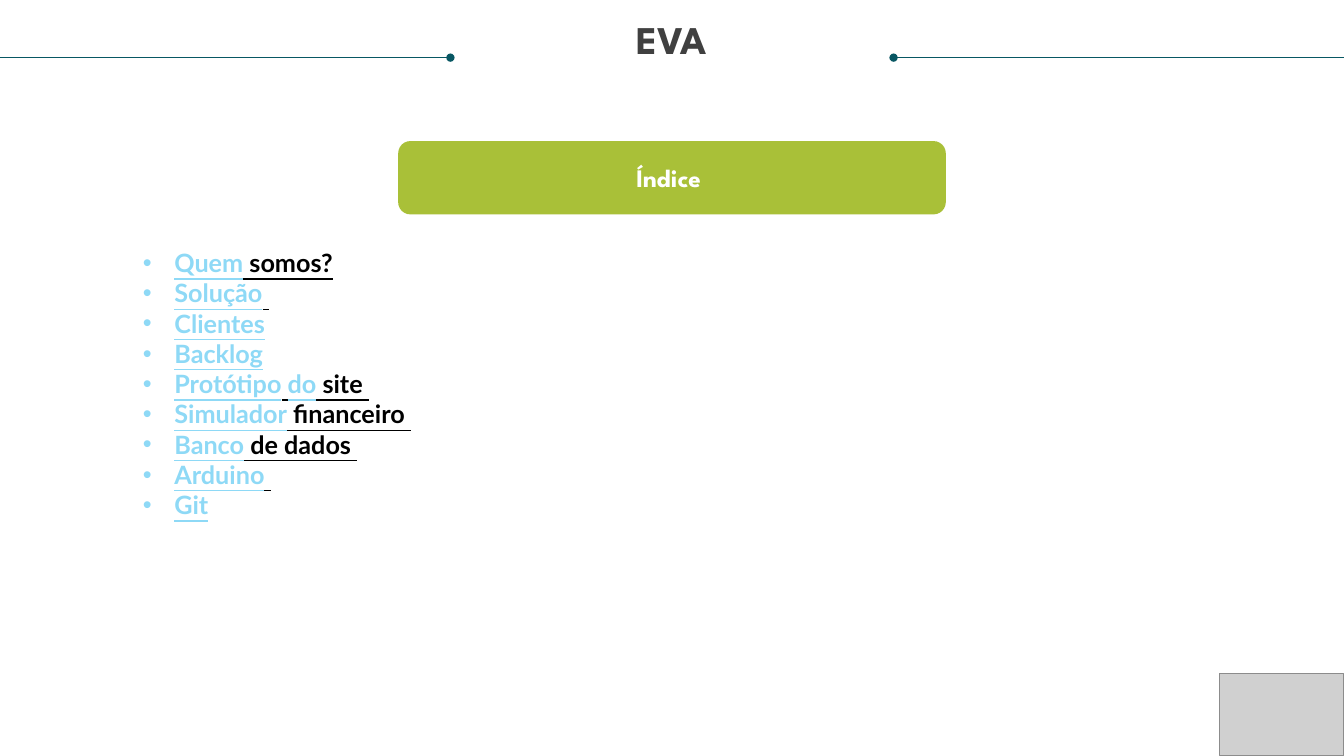
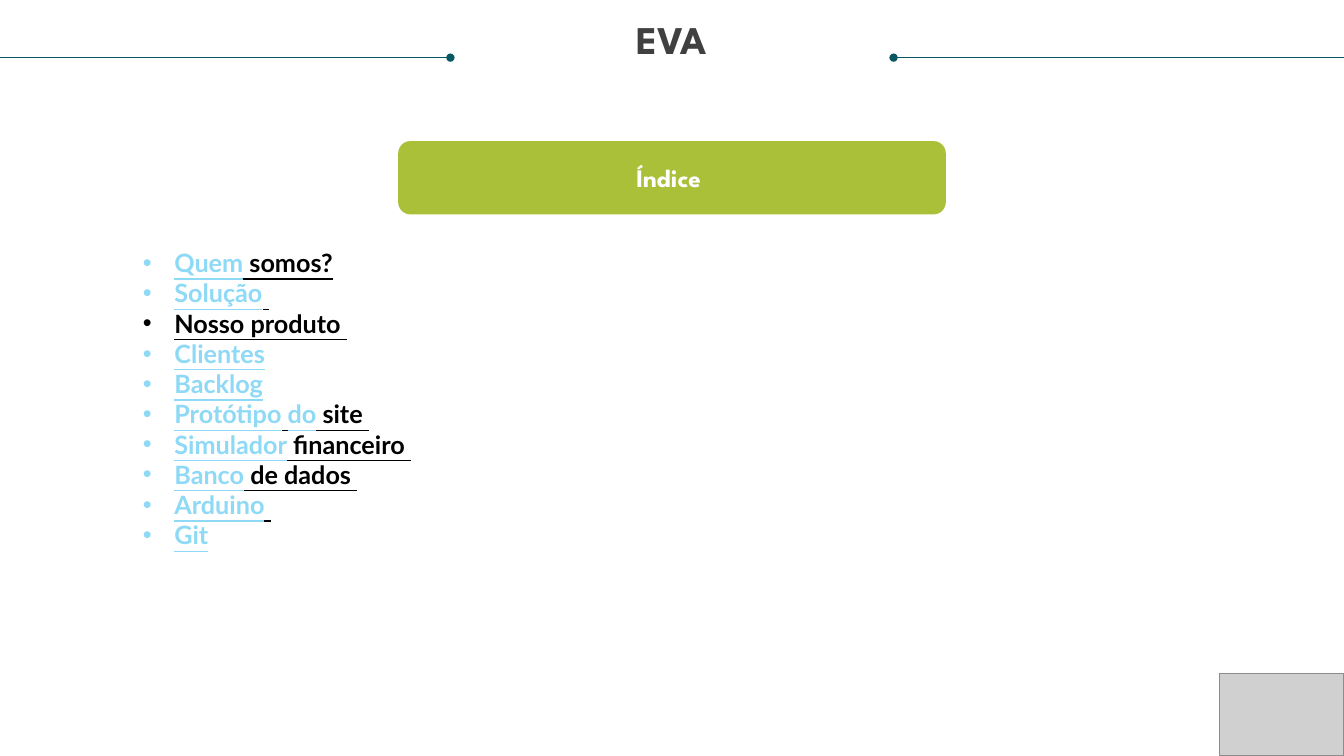
Before and after one commit to YuriJVedovate/EVA_projeto, a slide deck: slide 3 of Slides/Sprint 1 ATUALIZADO 1.pptx. Drawn at 1344x756 pixels with LibreOffice and Linux fonts; fonts in the diff are those of the drawing; grey boxes stand for pictures. Boxes give left, top, right and bottom in pixels: in the first picture for what was removed or moved away, otherwise in the second. Text is boxed around its words. In the diff, an @@ line names an element or a change of style, - is before the commit and + after.

Commit message:
Slide

```diff
--- a/Slides/Sprint 1 ATUALIZADO 1.pptx
+++ b/Slides/Sprint 1 ATUALIZADO 1.pptx
@@ text at [174, 314, 341, 337]: paragraph added @@
+• Nosso produto
```
Also in this commit, not shown: 1 other slide changed.
